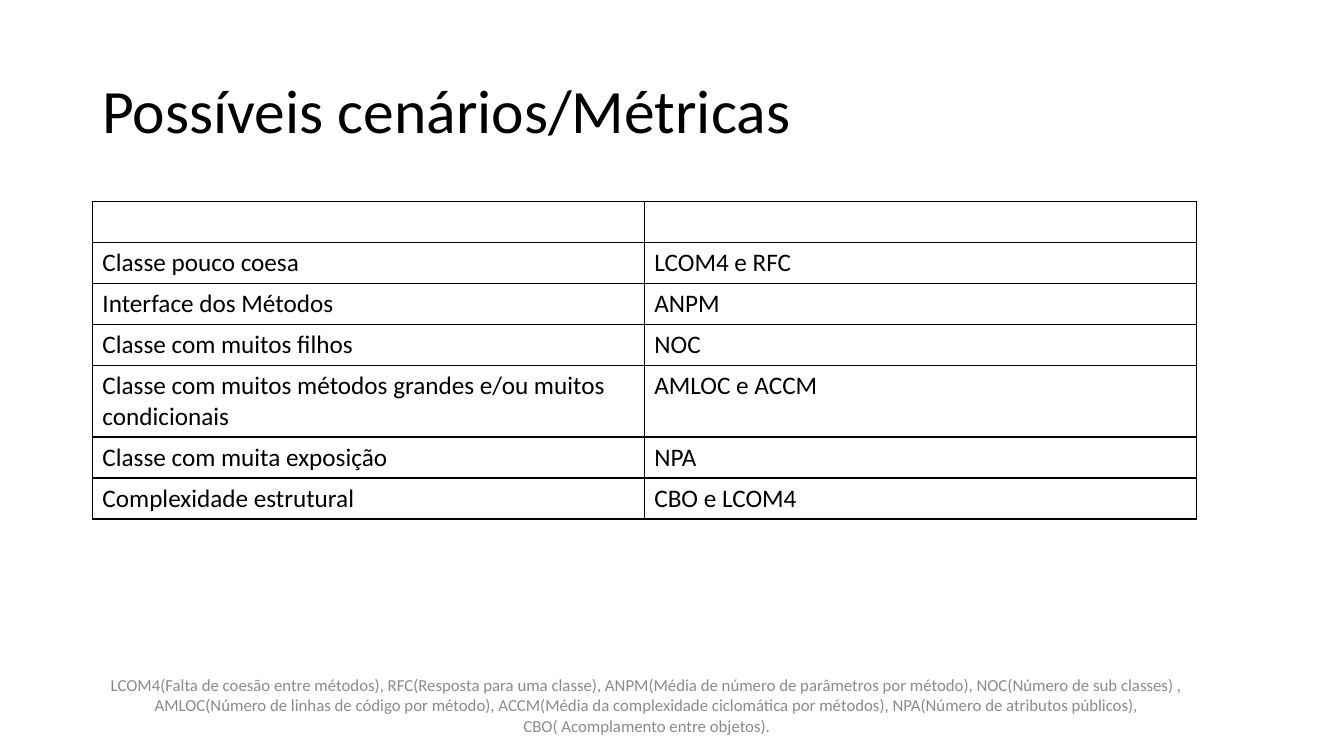
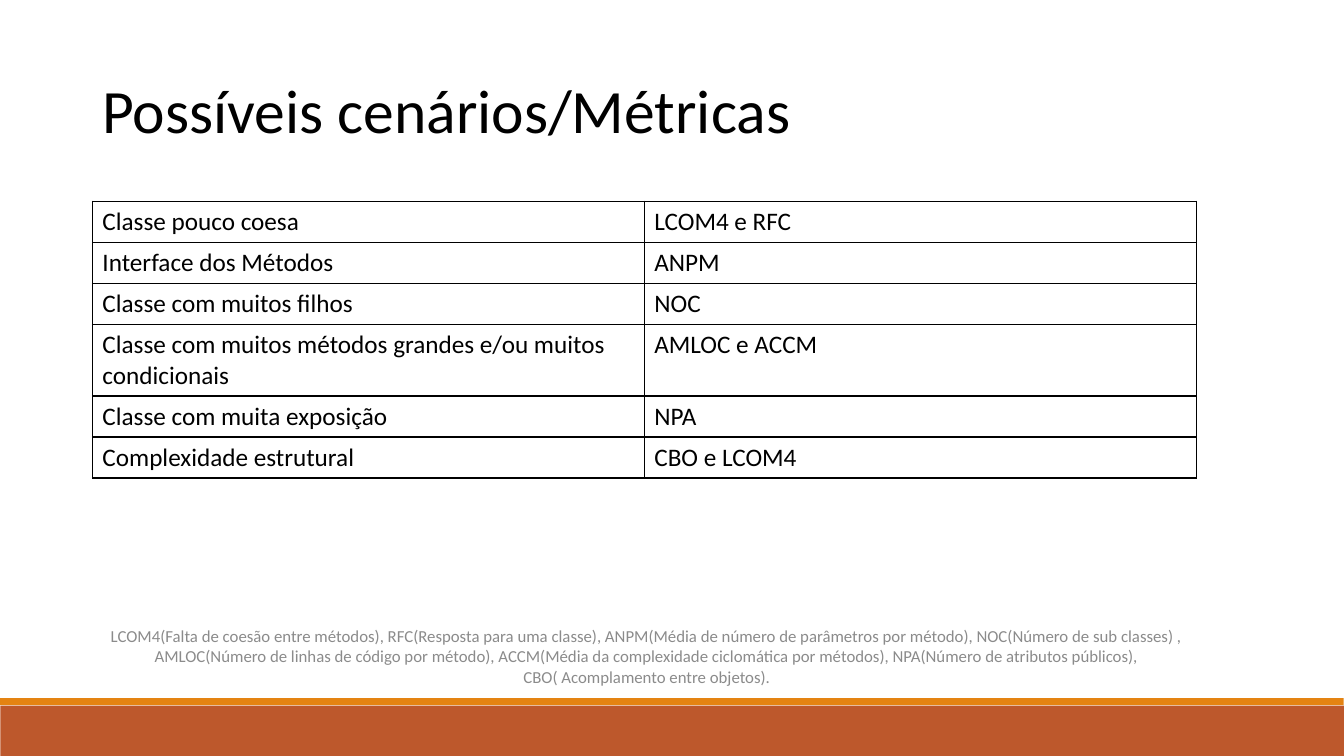
Before and after one commit to gutorc92/apresentacaoTCU, a slide deck: slide 8 of apresentacao.pptx (slide 9 before the commit). Drawn at 1344x756 pixels with LibreOffice and Linux fonts; fonts in the diff are those of the drawing. Boxes give left, top, right and bottom in pixels: in the first picture for what was removed or moved away, otherwise in the second. Text is boxed around its words. In the diff, an @@ line names an element or a change of style, - is before the commit and + after.

```diff
--- a/apresentacao.pptx
+++ b/apresentacao.pptx
@@ table at [93,202,1198,478] @@
-row 1: Cenários | Métricas
@@ text "LCOM4(Falta de coesão entre métodos), ...": place and size @@
-text "LCOM4(Falta de coesão entre métodos), ..." at [111,679,1173,735]
+text "LCOM4(Falta de coesão entre métodos), ..." at [111,630,1173,686]
@@ rectangle added at [0,706,1344,756], fill #BD582C @@
@@ rectangle added at [0,699,1344,706], fill #E48312 @@
```
Also in this commit, not shown: 9 other slides changed, 5 slides added, 5 slides removed, 5 other files.
